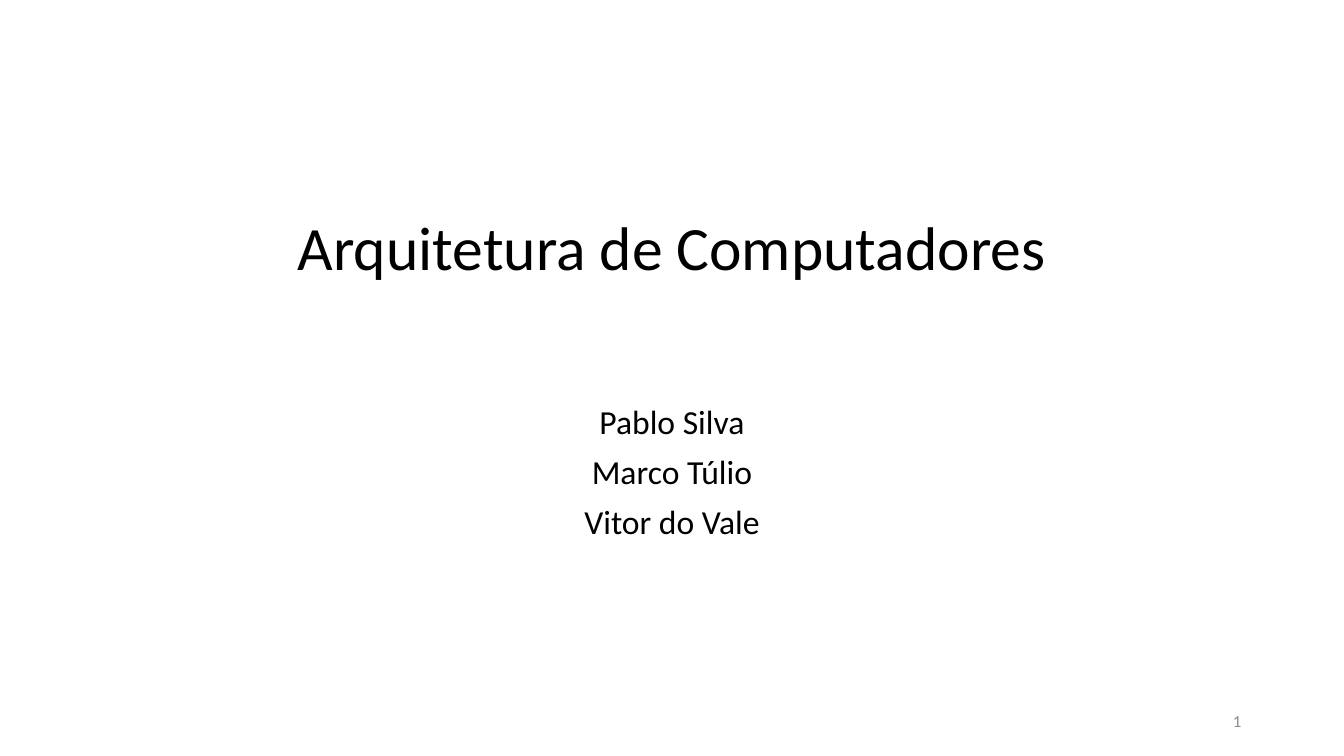
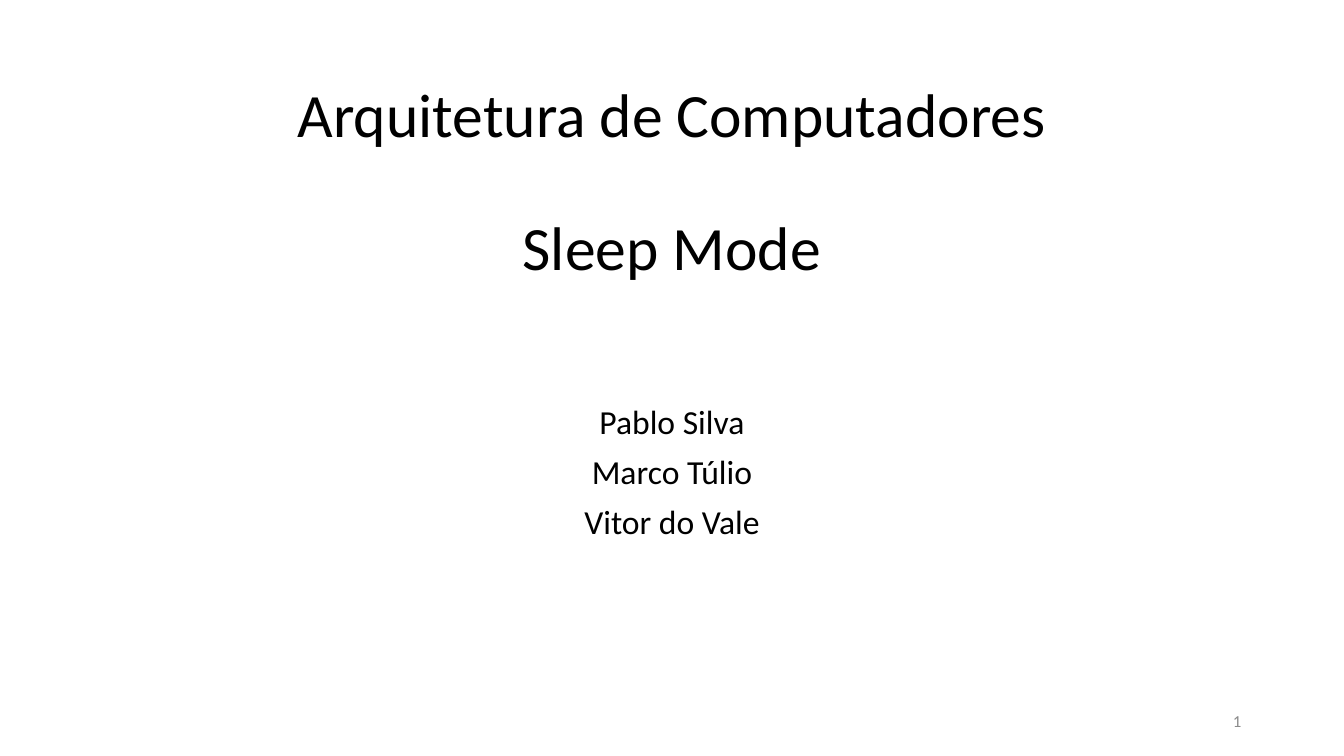
Before and after one commit to marcotulio95/PROJECT1-Arquitetura_-De_-Computadores, a slide deck: slide 1 of Apresentação/Arquitetura de Computadores2.pptx. Drawn at 1344x756 pixels with LibreOffice and Linux fonts; fonts in the diff are those of the drawing. Boxes give left, top, right and bottom in pixels: in the first picture for what was removed or moved away, otherwise in the second. Text is boxed around its words. In the diff, an @@ line names an element or a change of style, - is before the commit and + after.

```diff
--- a/Apresentação/Arquitetura de Computadores2.pptx
+++ b/Apresentação/Arquitetura de Computadores2.pptx
@@ title at (298, 94, 1046, 280): text changed @@
-Arquitetura de Computadores
+Arquitetura de Computadores
+Sleep Mode
```
Also in this commit, not shown: 2 other slides changed, 4 slides added, 3 other files.
